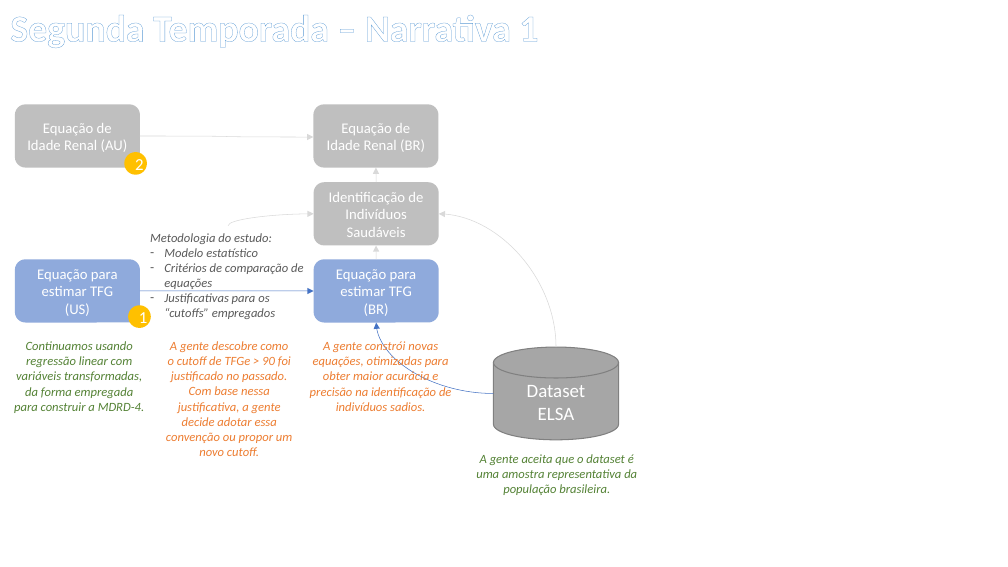
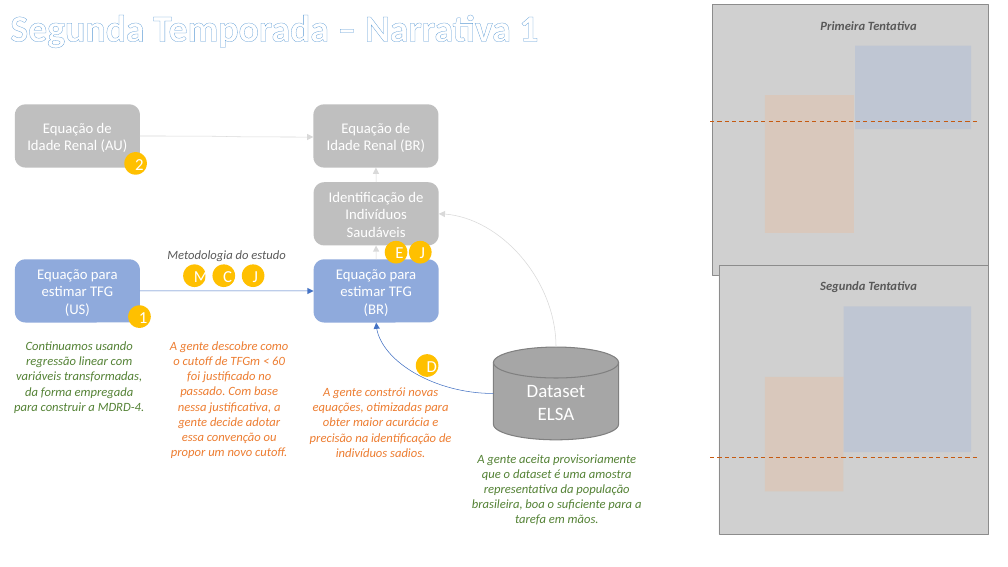
Before and after one commit to andreplima/collabSergio, a slide deck: slide 8 of support/Proposta de Trabalho.pptx (slide 7 before the commit). Drawn at 1008x567 pixels with LibreOffice and Linux fonts; fonts in the diff are those of the drawing; grey boxes stand for pictures. Boxes give left, top, right and bottom in pixels: in the first picture for what was removed or moved away, otherwise in the second. Text is boxed around its words. In the diff, an @@ line names an element or a change of style, - is before the commit and + after.

```diff
--- a/support/Proposta de Trabalho.pptx
+++ b/support/Proposta de Trabalho.pptx
@@ picture added at box(713, 5, 989, 275) @@
@@ text added at box(820, 21, 917, 30), 12 pt, text #595959, bold, italic @@
+Primeira Tentativa
@@ rectangle added at box(855, 45, 971, 129), fill #8FAADC at 25% opacity @@
@@ rectangle added at box(765, 95, 854, 233), fill #F4B183 at 25% opacity @@
@@ line added from (710, 122) to (979, 122), #C55A11 1 pt dashed @@
@@ curved arrow removed from (228, 226) to (314, 214) @@
@@ text at box(167, 250, 285, 261): text changed @@
-Metodologia do estudo:
-– Modelo estatístico
-– Critérios de comparação de equações
-– Justificativas para os “cutoffs” empregados
+Metodologia do estudo
@@ ellipse added at box(183, 265, 206, 287), fill #FFC000, 16 pt, text #FFFFFF @@
+M
@@ ellipse added at box(212, 265, 235, 287), fill #FFC000, 16 pt, text #FFFFFF @@
+C
@@ ellipse added at box(242, 265, 265, 287), fill #FFC000, 16 pt, text #FFFFFF @@
+J
@@ ellipse added at box(385, 241, 408, 264), fill #FFC000, 16 pt, text #FFFFFF @@
+E
@@ ellipse added at box(409, 241, 432, 264), fill #FFC000, 16 pt, text #FFFFFF @@
+J
@@ picture added at box(719, 266, 989, 535) @@
@@ text added at box(820, 281, 917, 292), 12 pt, text #595959, bold, italic @@
+Segunda Tentativa
@@ rectangle added at box(844, 306, 972, 452), fill #8FAADC at 25% opacity @@
@@ text at box(170, 341, 288, 458): text changed @@
-A gente descobre como o cutoff de TFGe > 90 foi justificado no passado. Com base nessa justificativa, a gente decide adotar essa convenção ou propor um novo cutoff.
+A gente descobre como o cutoff de TFGm < 60 foi justificado no passado. Com base nessa justificativa, a gente decide adotar essa convenção ou propor um novo cutoff.
@@ ellipse added at box(416, 354, 439, 377), fill #FFC000, 16 pt, text #FFFFFF @@
+D
@@ text "A gente constrói novas equações, ...": place and size @@
-text "A gente constrói novas equações, ..." at box(310, 340, 451, 411)
+text "A gente constrói novas equações, ..." at box(310, 387, 451, 457)
@@ rectangle added at box(765, 377, 844, 491), fill #F4B183 at 25% opacity @@
@@ text at box(472, 454, 641, 525): text changed @@
-A gente aceita que o dataset é uma amostra representativa da população brasileira.
+A gente aceita provisoriamente que o dataset é uma amostra representativa da população brasileira, boa o suficiente para a tarefa em mãos.
@@ line added from (710, 457) to (979, 457), #C55A11 1 pt dashed @@
```
Also in this commit, not shown: 10 other slides changed, 2 slides added, 1 slide removed, 4 other files.
